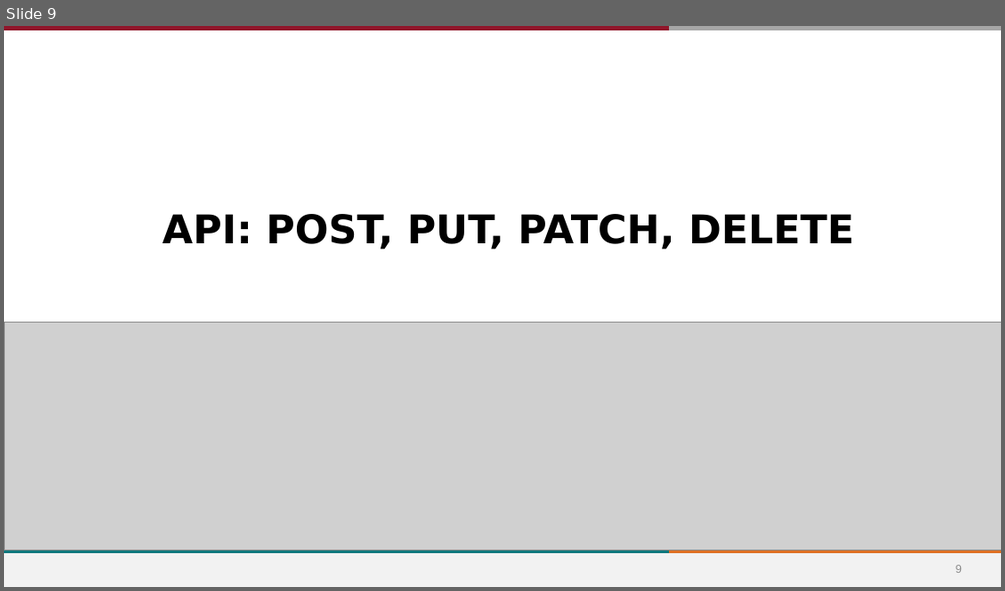
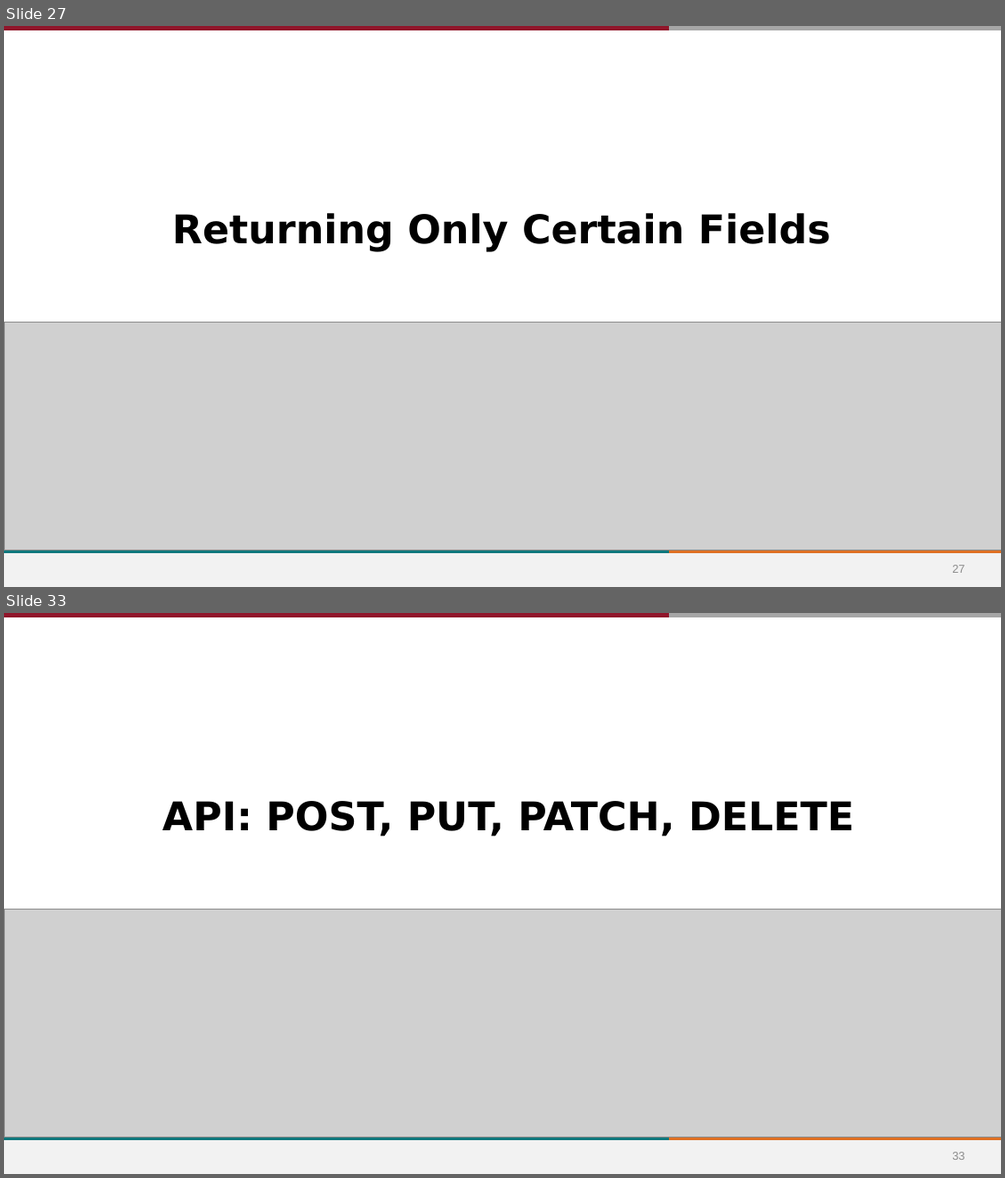
Before and after one commit to stevens-cs546-cs554/CS-546, a slide deck: lecture_06/API Development and Intermediate MongoDB.pptx. Shown one above the other, each under a label of ours: slide 9 before the commit, slides 27 and 33 after it; the slides between them are not shown. The pictures are 1005x591 and 1005x1178 pixels, drawn with LibreOffice and Linux fonts; fonts in the diff are those of the drawing; grey boxes stand for pictures; background and template pictures are left out. Boxes give left, top, right and bottom in pixels: in the first picture for what was removed or moved away, otherwise in the second. Text is boxed around its words. In the diff, an @@ line names an element or a change of style, - is before the commit and + after.

```diff
--- a/lecture_06/API Development and Intermediate MongoDB.pptx
+++ b/lecture_06/API Development and Intermediate MongoDB.pptx
@@ slide 27 added at bbox=[4, 26, 1001, 587], background #FFFFFF; not listed: 5 template elements that a slide beside it also shows @@
@@ text added at bbox=[172, 213, 831, 252], 38 pt, text #000000, bold @@
+Returning Only Certain Fields
@@ picture added at bbox=[4, 322, 1001, 550] @@
@@ page number added at bbox=[952, 564, 964, 572], 11 pt, text #8C8C8C @@
+27
@@ what was slide 9 is now slide 33 @@
@@ page number at bbox=[952, 1151, 964, 1159]: text changed @@
-9
+33
```
Also in this commit, not shown: 2 slides changed, 26 other slides added, 1 slide removed, 13 other files.
